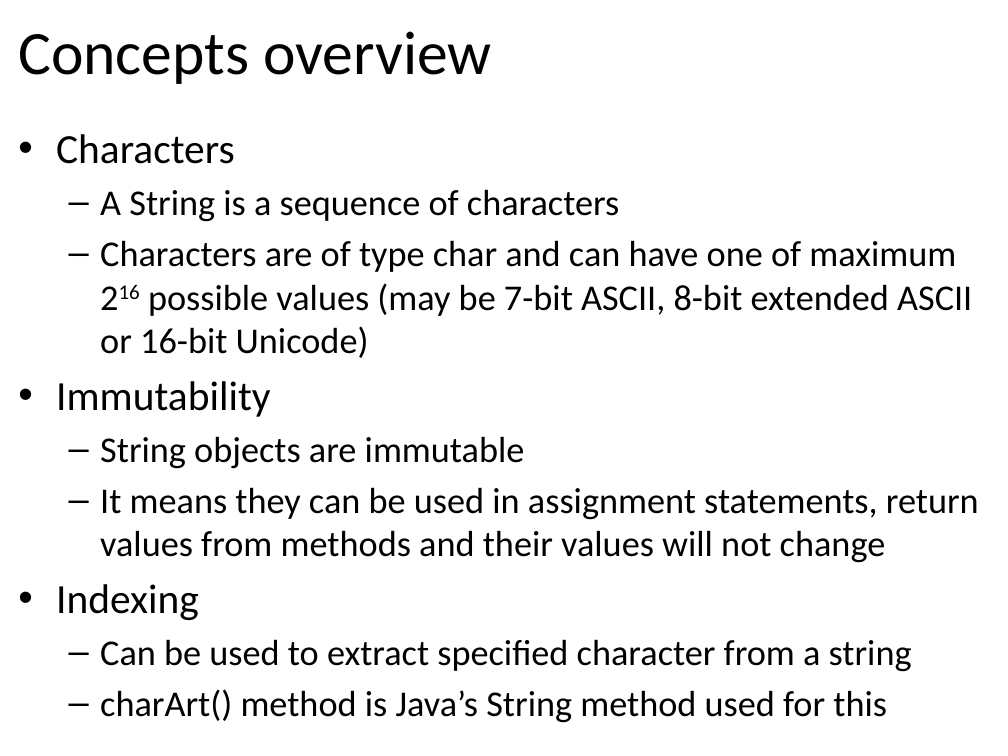
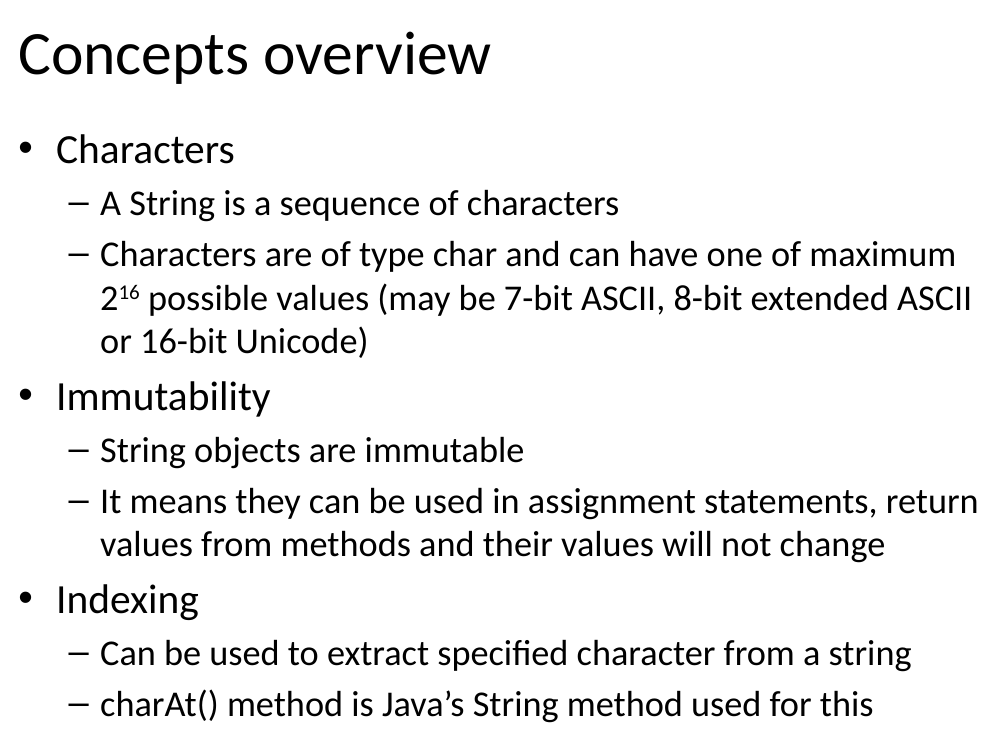
Before and after one commit to tutrunghieu/dsa-2017-java-tutorial, a slide deck: slide 3 of dsa2017-java-online/handouts/data-day06-string/Lecture 10, 11 (Teach in 2 days) - String.pptx. Drawn at 1008x756 pixels with LibreOffice and Linux fonts; fonts in the diff are those of the drawing. Boxes give left, top, right and bottom in pixels: in the first picture for what was removed or moved away, otherwise in the second. Text is boxed around its words. In the diff, an @@ line names an element or a change of style, - is before the commit and + after.

```diff
--- a/dsa2017-java-online/handouts/data-day06-string/Lecture 10, 11 (Teach in 2 days) - String.pptx
+++ b/dsa2017-java-online/handouts/data-day06-string/Lecture 10, 11 (Teach in 2 days) - String.pptx
@@ text at bbox=[100, 689, 874, 723]: text changed @@
-  – charArt() method is Java’s String method used for this
+  – charAt() method is Java’s String method used for this
```
Also in this commit, not shown: 3 other slides changed, 9 slides added, 5 slides removed, 1 other file.
